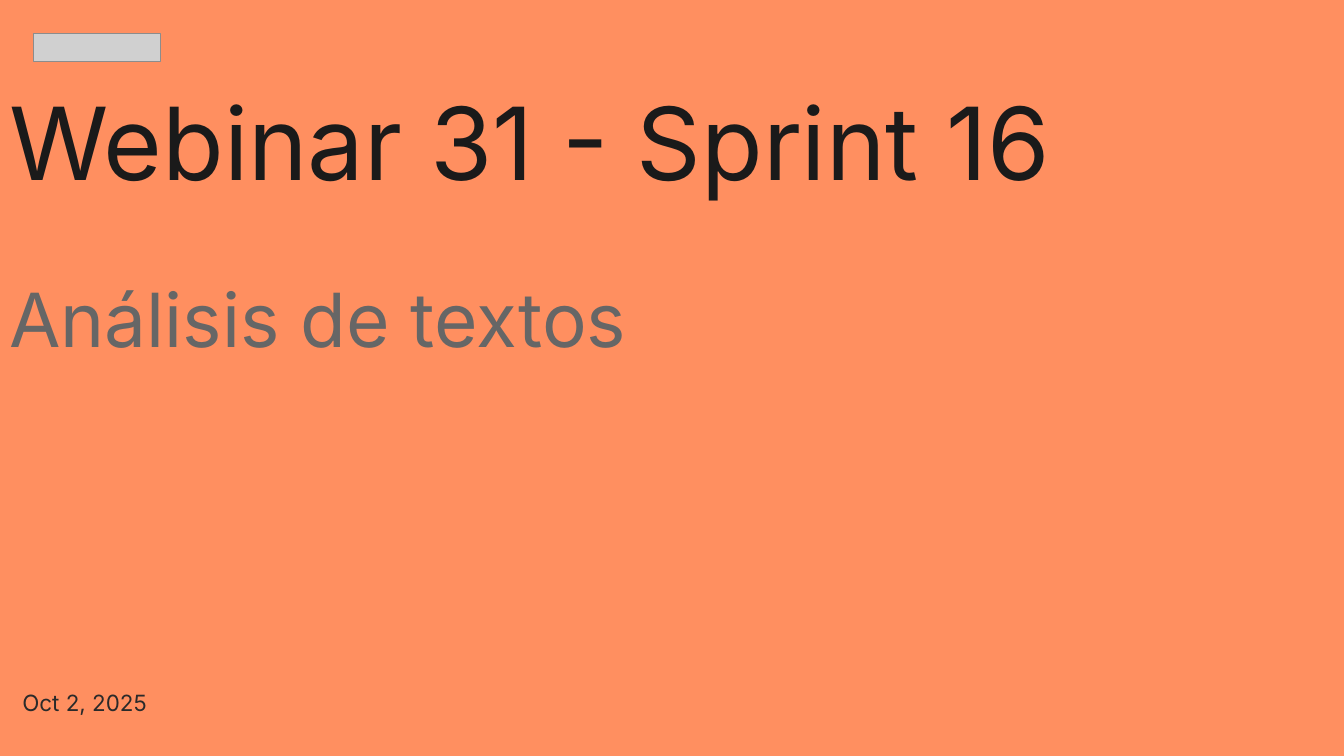
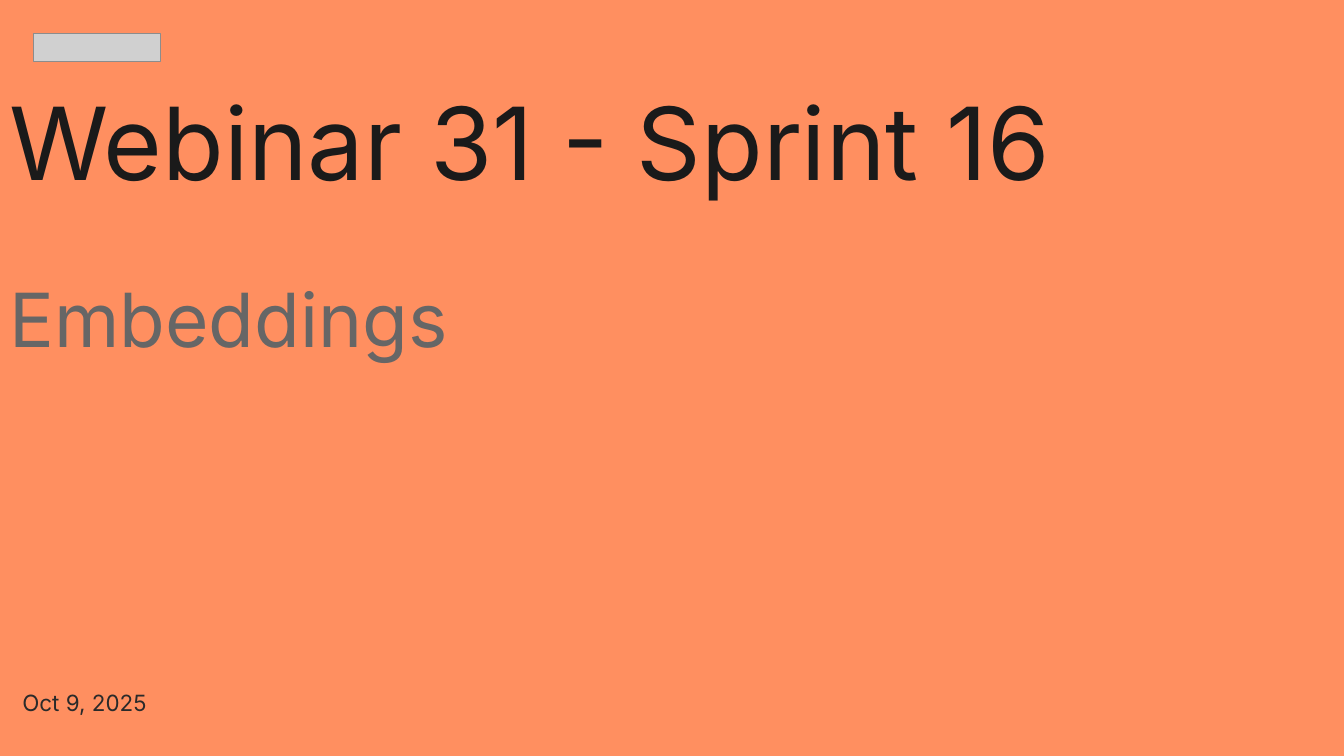
Before and after one commit to zyntonyson/bootcamp_ds_da, a slide deck: slide 1 of 16-ds-analisis-textos/32-nlp.pptx. Drawn at 1344x756 pixels with LibreOffice and Linux fonts; fonts in the diff are those of the drawing; grey boxes stand for pictures. Boxes give left, top, right and bottom in pixels: in the first picture for what was removed or moved away, otherwise in the second. Text is boxed around its words. In the diff, an @@ line names an element or a change of style, - is before the commit and + after.

```diff
--- a/16-ds-analisis-textos/32-nlp.pptx
+++ b/16-ds-analisis-textos/32-nlp.pptx
@@ title at (9, 104, 1050, 363): text changed @@
-Webinar 31 - Sprint 16
-Análisis de textos
+Webinar 31 - Sprint 16
+Embeddings
@@ subtitle at (22, 694, 147, 715): text changed @@
-Oct 2, 2025
+Oct 9, 2025
```
Also in this commit, not shown: 2 other slides changed, 1 slide added, 1 slide removed, 17 other files.
